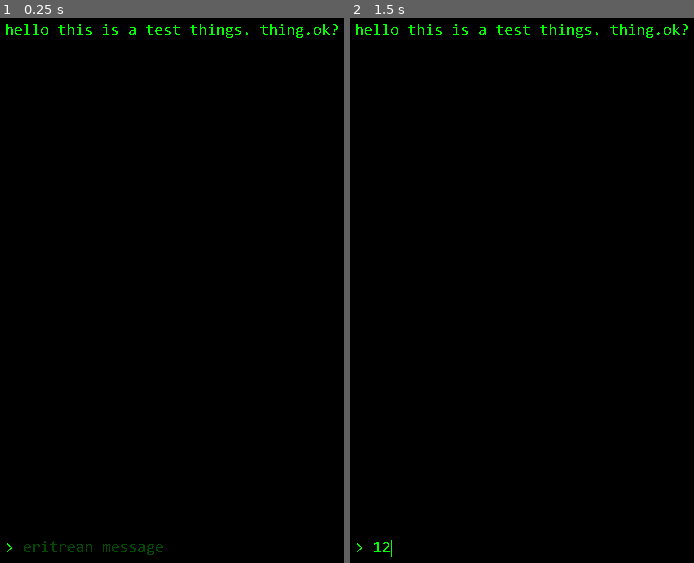
Above: before the commit, frames 1-2 (left to right).
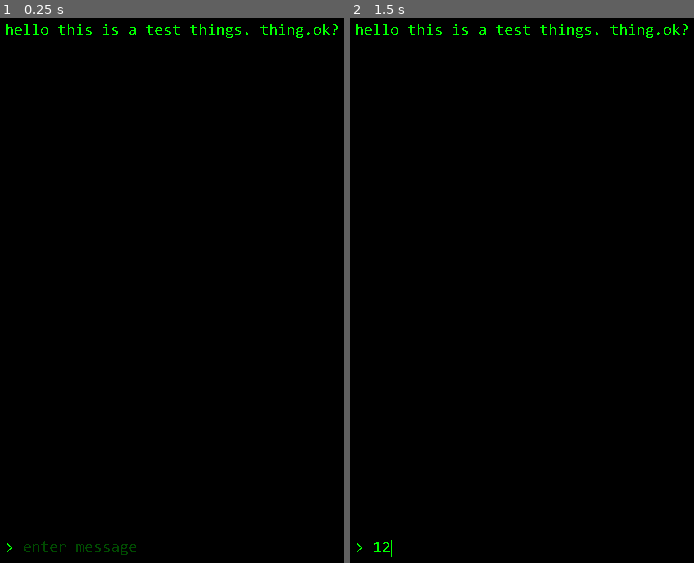
Above: after the commit, the same moments.

Repository: fidgetplayz48/textadventuregamejam
Game: Godot game, scene res://scenes/main.tscn
The game is run twice, just before and just after one commit, with the same random seed, the same clock (stepped at 60 frames per second) and the same inputs. The project has no main scene, so this scene is started directly.
Inputs (mouse positions are in pixels of both pictures, inside the frame that each line leads up to):
- Up to frame 1 (0.25 s): no input
- Up to frame 2 (1.5 s): click (outside the picture) at 0.52 s; type "12" at 0.6 s; tap Enter at 1.25 s

The runs differ from the first frame. In frame 1, 0.2% of the frame differs, in the area x 9-48%, y 95-99%; in frame 2, nothing differs.

Commit message:
undid your dumbass edit

Diff:
--- a/scenes/main.tscn
+++ b/scenes/main.tscn
@@ -57,7 +57,7 @@
 theme_override_styles/focus = SubResource("StyleBoxEmpty_m5oxs")
 theme_override_styles/read_only = SubResource("StyleBoxEmpty_e4d5b")
 theme_override_styles/normal = SubResource("StyleBoxEmpty_b27t6")
-placeholder_text = "eritrean message"
+placeholder_text = "enter message"
 virtual_keyboard_enabled = false
 middle_mouse_paste_enabled = false
 deselect_on_focus_loss_enabled = false
